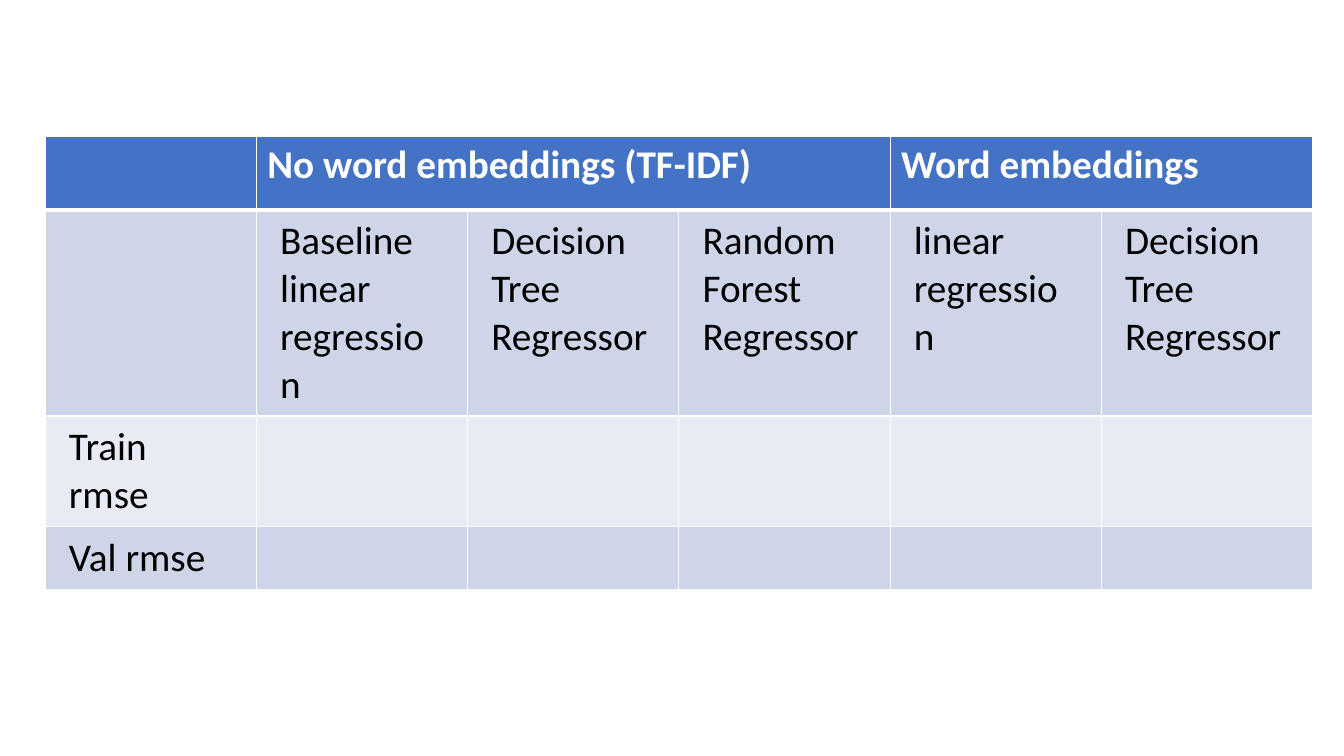
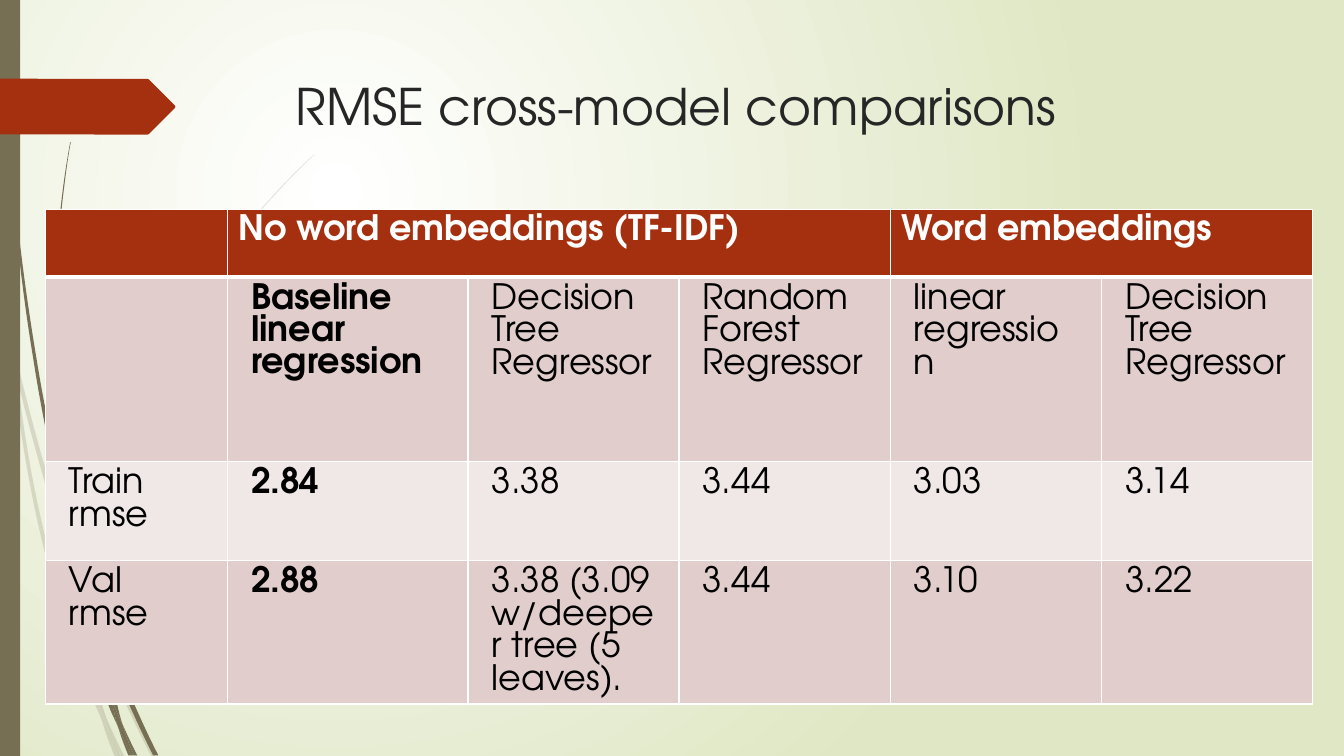
Before and after one commit to jmarksk/DrugReviewAnalysis, a slide deck: slide 5 of Presentation1.pptx (slide 1 before the commit). Drawn at 1344x756 pixels with LibreOffice and Linux fonts; fonts in the diff are those of the drawing. Boxes give left, top, right and bottom in pixels: in the first picture for what was removed or moved away, otherwise in the second. Text is boxed around its words. In the diff, an @@ line names an element or a change of style, - is before the commit and + after.

Commit message:
chart, deeper model

```diff
--- a/Presentation1.pptx
+++ b/Presentation1.pptx
@@ background #FFFFFF to gradient #FFFFFF to #DFE8C4 @@
@@ rectangle added at (x1=0, y1=0, x2=20, y2=756), fill #766F54 @@
@@ freeform shape added at (x1=0, y1=79, x2=175, y2=134), fill #A53010 @@
@@ title added at (x1=296, y1=87, x2=1056, y2=135), 36 pt, text #262626 @@
+RMSE cross-model comparisons
@@ table at (x1=45, y1=210, x2=1315, y2=742) @@
-row 3: Train rmse |  |  |  |  | 
+row 3: Train rmse | 2.84 | 3.38 | 3.44 | 3.03 | 3.14
-row 4: Val rmse |  |  |  |  | 
+row 4: Val rmse | 2.88 | 3.38 (3.09 w/deeper tree (5 leaves). | 3.44 | 3.10 | 3.22
@@ fill #4472C4 to #A53010 in 3 cells @@
@@ fill #CFD5EA to #E1CDCC in 12 cells @@
@@ fill #E9EBF5 to #F0E8E7 in row 3 @@
@@ size 28 to 25 pt, font Calibri to TeX Gyre Adventor in "No word embeddings (TF-IDF)", "Word embeddings", "Baseline linear regression", "Decision Tree Regressor" and 5 more places @@
@@ bold on in "Baseline linear regression" @@
@@ table resized from (x1=45, y1=136, x2=1316, y2=585) to (x1=45, y1=210, x2=1315, y2=742) @@
@@ group added at (x1=0, y1=154, x2=315, y2=756): 10 freeform shapes @@
@@ group added at (x1=3, y1=0, x2=262, y2=756): 12 freeform shapes @@
```
Also in this commit, not shown: 1 other slide changed, 5 slides added, 3 other files.
